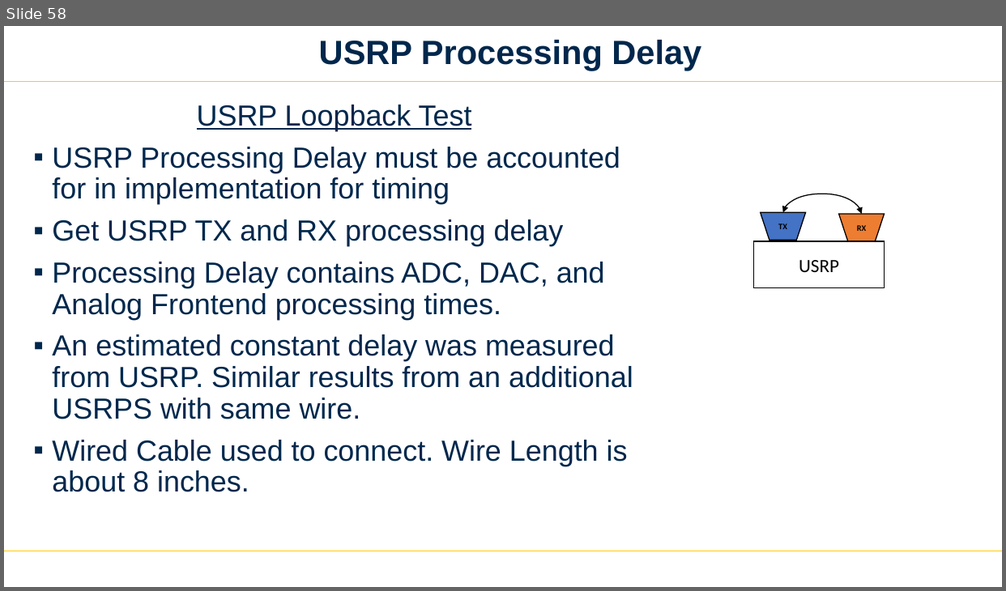
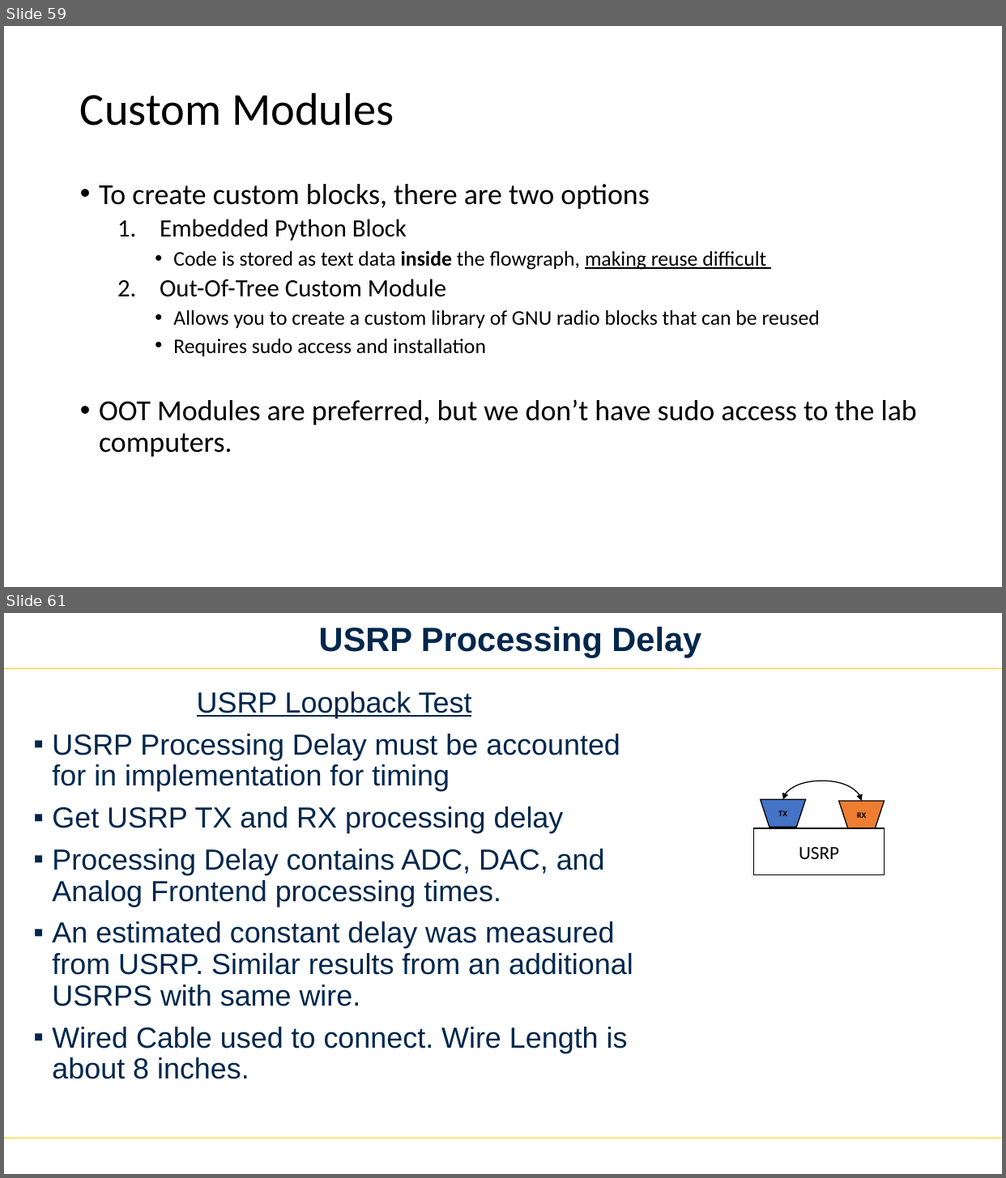
Before and after one commit to Wangstonn/ww_uhd, a slide deck: docs/how-to-usrp.pptx. Shown one above the other, each under a label of ours: slide 58 before the commit, slides 59 and 61 after it; the slides between them are not shown. The pictures are 1006x591 and 1006x1178 pixels, drawn with LibreOffice and Linux fonts; fonts in the diff are those of the drawing. Boxes give left, top, right and bottom in pixels: in the first picture for what was removed or moved away, otherwise in the second. Text is boxed around its words. In the diff, an @@ line names an element or a change of style, - is before the commit and + after.

```diff
--- a/docs/how-to-usrp.pptx
+++ b/docs/how-to-usrp.pptx
@@ slide 59 added at (4,26,1002,587), background #FFFFFF @@
@@ title added at (80,92,394,126), 44 pt, text #000000 @@
+Custom Modules
@@ text added at (99,184,917,457), 20 pt, text #000000 @@
+• To create custom blocks, there are two options
+  1. Embedded Python Block
+    • Code is stored as text data inside the flowgraph, making reuse difficult
+  2. Out-Of-Tree Custom Module
+    • Allows you to create a custom library of GNU radio blocks that can be reused
+    • Requires sudo access and installation
+• OOT Modules are preferred, but we don’t have sudo access to the lab computers.
@@ what was slide 58 is now slide 61 @@
```
Also in this commit, not shown: 2 other slides added, 34 other files.
